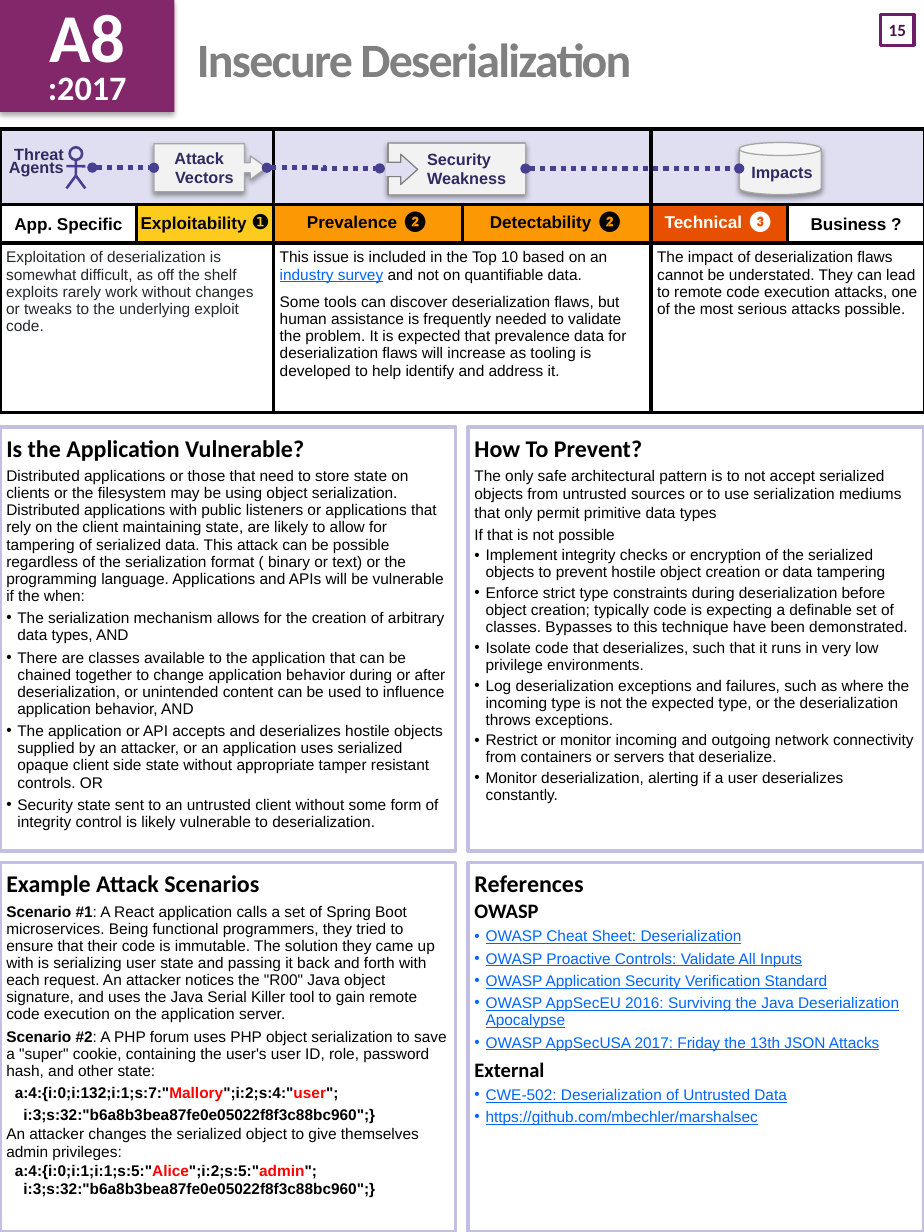
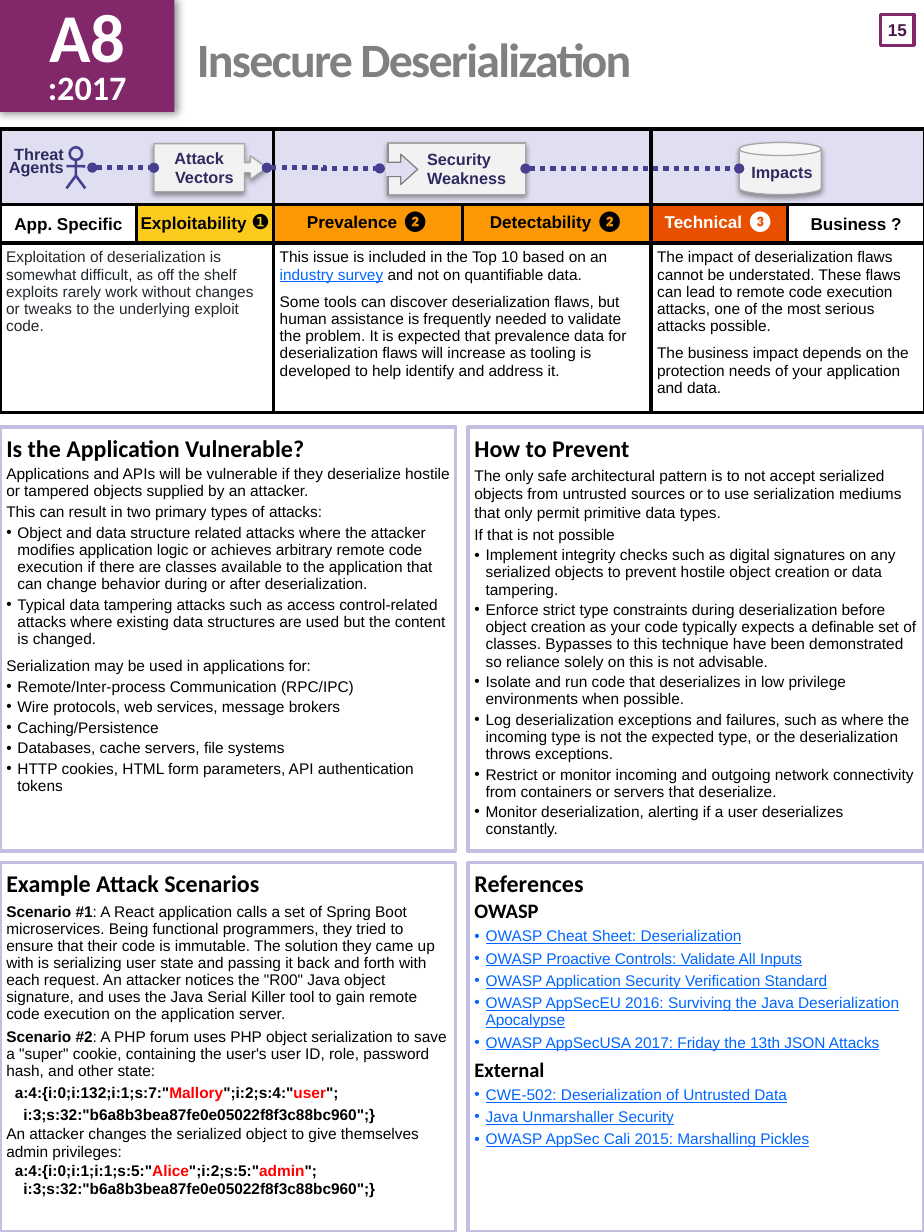
Before and after one commit to OWASP/Top10, a slide deck: slide 16 of 2017/OWASP Top 10 2017 GM (en).pptx. Drawn at 924x1232 pixels with LibreOffice and Linux fonts; fonts in the diff are those of the drawing. Boxes give left, top, right and bottom in pixels: in the first picture for what was removed or moved away, otherwise in the second. Text is boxed around its words. In the diff, an @@ line names an element or a change of style, - is before the commit and + after.

Commit message:
OWASP Top 10 2017 Golden Master
Regenerate final Golden Master docx, PDF, html, upload latest PPTX, etc.
General tidy up of Markdown.

```diff
--- a/2017/OWASP Top 10 2017 GM (en).pptx
+++ b/2017/OWASP Top 10 2017 GM (en).pptx
@@ text "A8" at box(0, 0, 175, 112): shadow on @@
@@ page number at box(881, 15, 915, 46): font Calibri to Arial; outline #6D1D6B 2 pt to #83276B 2 pt @@
@@ table at box(0, 129, 924, 413) @@
-row 3, column 5: The impact of deserialization flaws cannot be understated. They can lead to remote code execution attacks, one of the most serious attacks possible.
+row 3, column 5: The impact of deserialization flaws cannot be understated. These flaws can lead to remote code execution attacks, one of the most serious attacks possible. / The business impact depends on the protection needs of your application and data.
@@ text at box(474, 441, 901, 521): text changed @@
-How To Prevent?
-The only safe architectural pattern is to not accept serialized objects from untrusted sources or to use serialization mediums that only permit primitive data types
+How to Prevent
+The only safe architectural pattern is to not accept serialized objects from untrusted sources or to use serialization mediums that only permit primitive data types.
@@ text at box(6, 467, 450, 791): text changed @@
-Distributed applications or those that need to store state on clients or the filesystem may be using object serialization. Distributed applications with public listeners or applications that rely on the client maintaining state, are likely to allow for tampering of serialized data. This attack can be possible regardless of the serialization format ( binary or text) or the programming language. Applications and APIs will be vulnerable if the when:
-• The serialization mechanism allows for the creation of arbitrary data types, AND
-• There are classes available to the application that can be chained together to change application behavior during or after deserialization, or unintended content can be used to influence application behavior, AND
-• The application or API accepts and deserializes hostile objects supplied by an attacker, or an application uses serialized opaque client side state without appropriate tamper resistant controls. OR
-• Security state sent to an untrusted client without some form of integrity control is likely vulnerable to deserialization.
+Applications and APIs will be vulnerable if they deserialize hostile or tampered objects supplied by an attacker.
+This can result in two primary types of attacks:
+  • Object and data structure related attacks where the attacker modifies application logic or achieves arbitrary remote code execution if there are classes available to the application that can change behavior during or after deserialization.
+  • Typical data tampering attacks such as access control-related attacks where existing data structures are used but the content is changed.
+Serialization may be used in applications for:
+• Remote/Inter-process Communication (RPC/IPC)
+  • Wire protocols, web services, message brokers
+• Caching/Persistence
+  • Databases, cache servers, file systems
+  • HTTP cookies, HTML form parameters, API authentication tokens
@@ text at box(486, 548, 916, 707): text changed @@
-• Implement integrity checks or encryption of the serialized objects to prevent hostile object creation or data tampering
-• Enforce strict type constraints during deserialization before object creation; typically code is expecting a definable set of classes. Bypasses to this technique have been demonstrated.
-• Isolate code that deserializes, such that it runs in very low privilege environments.
+• Implement integrity checks such as digital signatures on any serialized objects to prevent hostile object creation or data tampering.
+• Enforce strict type constraints during deserialization before object creation as your code typically expects a definable set of classes. Bypasses to this technique have been demonstrated so reliance solely on this is not advisable.
+• Isolate and run code that deserializes in low privilege environments when possible.
@@ text at box(486, 1110, 809, 1148): text changed @@
-• https://github.com/mbechler/marshalsec
+• Java Unmarshaller Security
+• OWASP AppSec Cali 2015: Marshalling Pickles
```
Also in this commit, not shown: 26 other slides changed, 22 other files.
